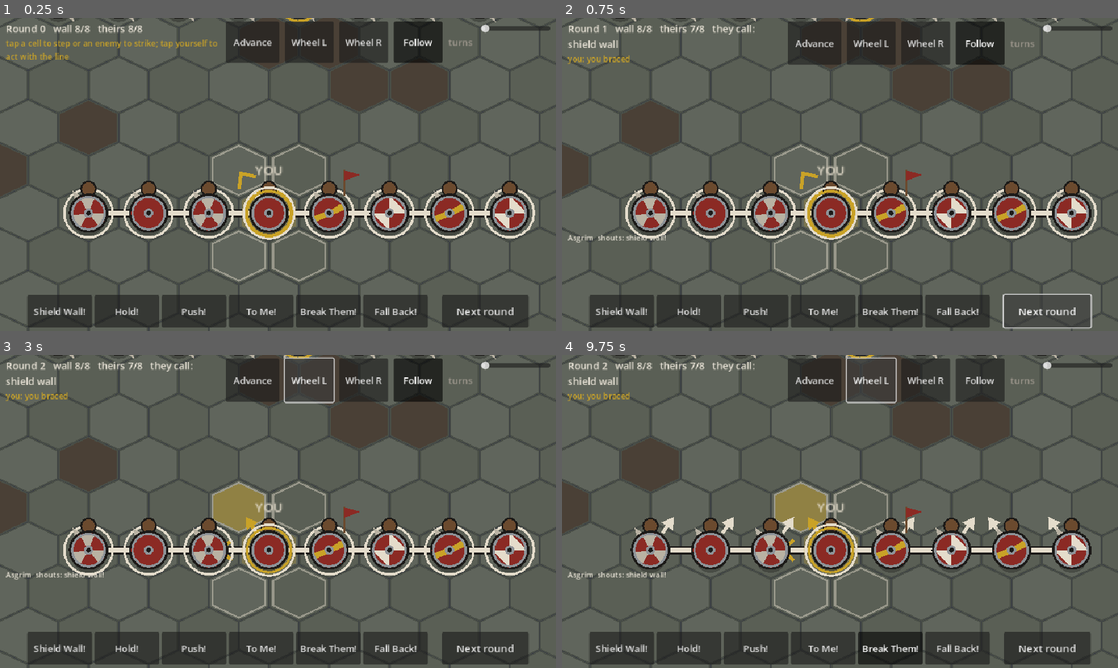
Above: before the commit, frames 1-4 (two rows, left to right).
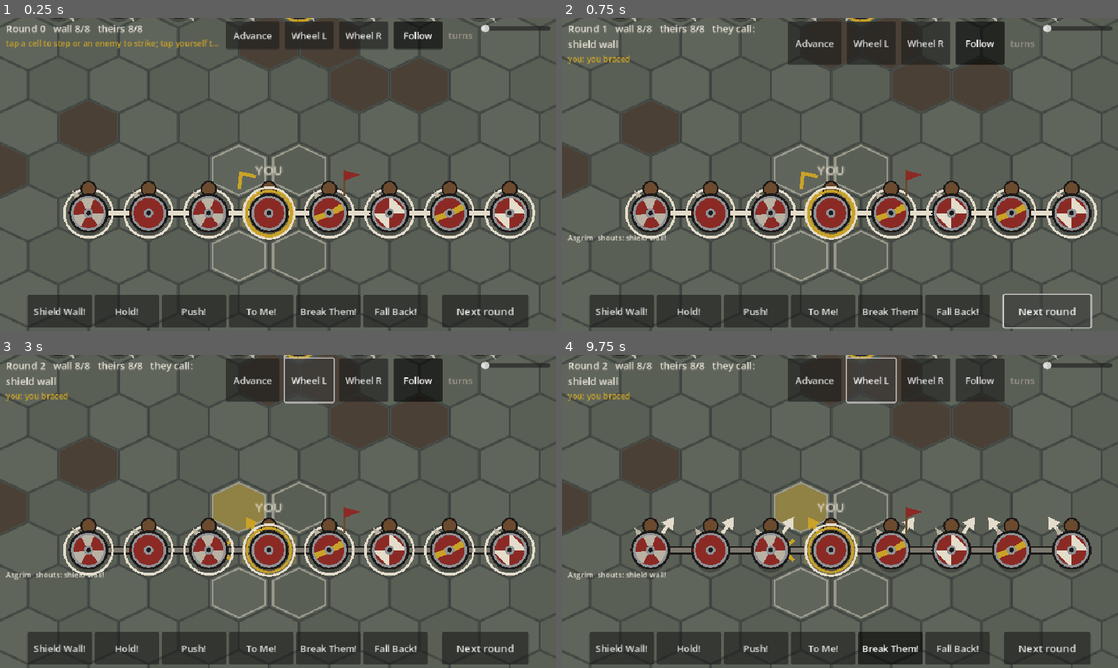
Above: after the commit, the same moments.

Repository: UnlikelyContact/Ringgiver
Game: Godot game, scene res://view/main.tscn
Same seed, same stepped clock (60 frames per second), same inputs: the game is played once before the commit and once after it.
Inputs:
- Up to frame 1 (0.25 s): no input
- Up to frame 2 (0.75 s): click "Next round" at 0.5 s
- Up to frame 3 (3 s): click "Next round" at 1.25 s; click "Advance" at 2 s; click "Wheel L" at 2.75 s
- Up to frame 4 (9.75 s): click "Wheel R" at 3.5 s; click "Follow" at 4.25 s; click "Shield Wall!" at 5 s; click "Hold!" at 5.75 s; click "Push!" at 6.5 s; click "To Me!" at 7.25 s; click "Break Them!" at 8 s; click "Advance" at 8.75 s; click "Wheel L" at 9.5 s

The runs differ from the first frame. In frame 1, 2.4% of the frame differs, in the area x 1-85%, y 4-15%; in frame 2, less than 0.1%; in frame 3, 0.3%; in frame 4, 0.4%.

Commit message:
The wall is the unit: one test per wall, everyone steps or nobody; stragglers rejoin; broken walls shown
Co-Authored-By: Claude Fable 5.1 <noreply@anthropic.com>
Claude-Session: https://claude.ai/code/session_01P5EsvQHo48suzdDpxkAELG

Diff:
--- a/game/sim/combat/battle.gd
+++ b/game/sim/combat/battle.gd
@@ -16,6 +16,7 @@
 var _ai := {}  # side -> LeaderAI (absent = external input via set_shout)
 var _pending_shout := {}  # side -> Shout set from outside for this round
 var _last_shout := {}  # side -> Shout actually given
+var _standing := {}  # side -> the last order given that was not NONE
 var _player_action := {}  # side -> Action for that side's leader this round (presentation hook)
 ## Actions chosen in the last round, Warrior -> Action (read by the view).
 var last_actions := {}
@@ -73,6 +74,84 @@
 		if w.side == side and w.is_active():
 			out.append(w)
 	return out
+
+
+## The order a side's men are standing under (the last shout that was given).
+func standing_order(side: int) -> CombatTypes.Shout:
+	return _standing.get(side, CombatTypes.Shout.NONE)
+
+
+## The wall: every active, unbroken man connected to the leader along the
+## row of his wall facing, the leader included. Empty without a leader.
+func wall_members(side: int) -> Array[Warrior]:
+	var out: Array[Warrior] = []
+	var leader := leader_of(side)
+	if leader == null:
+		return out
+	var dirs := BattleGrid.line_dirs(leader.wall_facing())
+	var seen := {leader: true}
+	var queue: Array[Warrior] = [leader]
+	while not queue.is_empty():
+		var w: Warrior = queue.pop_front()
+		out.append(w)
+		for d in dirs:
+			var n := grid.occupant(w.pos + d)
+			if n != null and n.side == side and n.is_active() and not n.broken and not seen.has(n):
+				seen[n] = true
+				queue.append(n)
+	return out
+
+
+## Under Push or Fall back the wall moves as one: one roll against the
+## wall's average chance to hear, and then every man steps the same way or
+## nobody does. It holds if any part of it is in contact or any man's cell
+## is blocked. Men outside the wall are not touched here.
+func _plan_wall(wr: SimRng, side: int, leader: Warrior) -> void:
+	for w in warriors:
+		if w.side == side:
+			w.wall_move = Warrior.NO_WALL_MOVE
+	if leader == null:
+		return
+	var order := standing_order(side)
+	if order != CombatTypes.Shout.PUSH and order != CombatTypes.Shout.FALL_BACK:
+		return
+	var members := wall_members(side)
+	if members.size() < 2:
+		return
+	var wf := leader.wall_facing()
+	var step_facing := wf if order == CombatTypes.Shout.PUSH else BattleGrid.rotate(wf, 3)
+	var horn := false
+	for w in active(side):
+		horn = horn or w.is_horn
+	var targets := {}
+	var chance_sum := 0.0
+	for w in members:
+		if order == CombatTypes.Shout.PUSH and not grid.adjacent_warriors(w.pos, 1 - side).is_empty():
+			log.append("the wall is in contact and holds")
+			return
+		var target: Vector2i = w.pos + BattleGrid.advance_step(w.pos, step_facing)
+		var occ := grid.occupant(target)
+		if not grid.in_bounds(target) or grid.terrain_at(target) == CombatTypes.Terrain.WATER \
+				or (occ != null and not members.has(occ)):
+			log.append("the wall cannot step as one: %s is blocked" % w.display_name)
+			_hold_wall(members)
+			return
+		targets[w] = target
+		chance_sum += 1.0 if w == leader else Shouts.hear_chance(rules, BattleGrid.distance(w.pos, leader.pos), w.wits, horn, fog)
+	var chance := chance_sum / members.size()
+	if wr.randf() > chance:
+		log.append("the line hesitates (%d%% to move as one)" % int(round(chance * 100)))
+		_hold_wall(members)
+		return
+	for w in members:
+		w.wall_move = targets[w]
+	log.append("the wall steps %s as one, %d men" % ["forward" if order == CombatTypes.Shout.PUSH else "back", members.size()])
+
+
+## Marks a wall's men to stand fast this round (wall_move = own cell).
+func _hold_wall(members: Array[Warrior]) -> void:
+	for w in members:
+		w.wall_move = w.pos
 
 
 ## The man giving orders for a side: the sworn leader while he stands, else
@@ -128,11 +207,17 @@
 		elif _ai.has(side) and leader != null:
 			shout = (_ai[side] as LeaderAI).choose(self, side)
 		_last_shout[side] = shout
+		if shout != CombatTypes.Shout.NONE:
+			_standing[side] = shout
 		if leader != null and shout != CombatTypes.Shout.NONE:
 			log.append("%s shouts: %s!" % [leader.display_name, CombatTypes.SHOUT_NAMES[shout]])
 			Shouts.propagate(rr.fork("shout:%d" % side), rules, grid, leader, shout, active(side), fog, log)
 			if shout == CombatTypes.Shout.TO_ME:
 				Morale.rally(rules, grid, leader, warriors, log)
+
+	# 1b. The walls decide as units: one test per wall, everyone steps or nobody.
+	for side in 2:
+		_plan_wall(rr.fork("wall:%d" % side), side, leaders[side])
 
 	# 2. Simultaneous decisions. If the player's man is stepping somewhere,
 	# his men form on where he is going: the line follows its leader.
@@ -294,6 +379,19 @@
 				best_roll = roll
 		winners[best] = true
 		log.append("%s wins the scramble for %s" % [best.display_name, cell])
+	# A wall steps as one: lift every carried man first so they never block
+	# each other, then set them down on their targets.
+	var carried: Array[Warrior] = []
+	for w in movers:
+		if w.wall_move != Warrior.NO_WALL_MOVE and (actions[w] as Action).target_cell == w.wall_move:
+			carried.append(w)
+	for w in carried:
+		grid.remove(w)
+	for w in carried:
+		if not grid.place(w, w.wall_move):
+			grid.place(w, w.pos)
+		w.spend_breath(rules.breath_cost_move)
+		winners.erase(w)
 	for w in movers:
 		var a: Action = actions[w]
 		if not winners.has(w):
--- a/game/sim/combat/decision.gd
+++ b/game/sim/combat/decision.gd
@@ -18,6 +18,17 @@
 	# 1. Broken men run.
 	if w.broken:
 		return _flee(grid, w, enemies)
+
+	# 1b. A man standing in a wall that is moving as one goes with it; the
+	# wall's single test has already been made.
+	if w.wall_move != Warrior.NO_WALL_MOVE:
+		var wf := leader.wall_facing() if leader != null else w.facing
+		if w.wall_move == w.pos:
+			var front := _front(w, enemies)
+			if not front.is_empty():
+				return Action.attack(_pick_target(w, front, leader))
+			return Action.brace(wf)  # the wall stands fast
+		return Action.move_to(w.wall_move, wf)
 
 	# 2. A green man slow to take up a new order keeps doing what he was: bracing.
 	if w.order_lag > 0:
@@ -75,7 +86,7 @@
 		CombatTypes.Shout.HOLD:
 			act = _hold(grid, w, enemies, leader)
 		CombatTypes.Shout.PUSH:
-			act = _push(grid, w, enemies, leader)
+			act = _push(grid, w, enemies, leader, all)
 		CombatTypes.Shout.TO_ME:
 			if has_leader and BattleGrid.chebyshev(w.pos, leader.pos) > 1:
 				act = _step_toward(grid, w, leader.pos, Vector2i.ZERO)
@@ -135,7 +146,7 @@
 	return false
 
 
-static func _push(grid: BattleGrid, w: Warrior, enemies: Array[Warrior], leader: Warrior) -> Action:
+static func _push(grid: BattleGrid, w: Warrior, enemies: Array[Warrior], leader: Warrior, all: Array[Warrior] = []) -> Action:
 	var front := _front(w, enemies)
 	if not front.is_empty():
 		return Action.attack(_pick_target(w, front, leader))
@@ -164,6 +175,9 @@
 		var occ := grid.occupant(ahead)
 		if occ != null and occ.side == w.side:
 			return Action.brace(advance)
+	# Not in the wall: rejoin it rather than push ahead alone.
+	if leader != null and leader.is_active() and leader.side == w.side and leader != w and not all.is_empty():
+		return _form(grid, w, leader, all, enemies, false)
 	var step := _step_toward(grid, w, near.pos, toward)
 	if step == null:
 		return Action.brace(toward)
@@ -189,7 +203,7 @@
 static func _form(grid: BattleGrid, w: Warrior, leader: Warrior, all: Array[Warrior],
 		enemies: Array[Warrior], wedge: bool) -> Action:
 	if leader == null or leader == w or not leader.is_active() or leader.side != w.side:
-		return _push(grid, w, enemies, leader) if wedge else _hold(grid, w, enemies, leader)
+		return _push(grid, w, enemies, leader, all) if wedge else _hold(grid, w, enemies, leader)
 	var band: Array[Warrior] = []
 	for m in all:
 		if m != leader and m.side == w.side and m.is_active() and not m.broken:
@@ -203,7 +217,7 @@
 			return step
 		return Action.brace(leader.wall_facing())
 	if wedge:
-		return _push(grid, w, enemies, leader)
+		return _push(grid, w, enemies, leader, all)
 	var act := _hold(grid, w, enemies, leader)
 	if act.kind == CombatTypes.ActionKind.BRACE and enemies.is_empty():
 		act.new_facing = leader.wall_facing()
--- a/game/sim/combat/warrior.gd
+++ b/game/sim/combat/warrior.gd
@@ -48,6 +48,10 @@
 var heard_order: CombatTypes.Shout = CombatTypes.Shout.NONE
 ## Rounds of delay before a green man acts on a new order.
 var order_lag := 0
+## Where the wall he stands in moves him this round, or NO_WALL_MOVE. Set by
+## Battle before decisions; a man carried by his wall acts with it.
+const NO_WALL_MOVE := Vector2i(-9999, -9999)
+var wall_move := NO_WALL_MOVE
 ## Effort gained this battle, by CombatTypes.Stat -> int.
 var effort := {}
 var fate: CombatTypes.Fate = CombatTypes.Fate.RECOVERED
--- a/game/tests/test_battle.gd
+++ b/game/tests/test_battle.gd
@@ -87,3 +87,61 @@
 		if w.is_active() and not b.grid.line_neighbors(w).is_empty():
 			in_wall += 1
 	assert_true(in_wall >= 5, "men standing in the row are back on the wall's facing: %d of 6" % in_wall)
+
+
+func _two_walls(seed_in: int) -> Array:
+	var rules := CombatRules.new()
+	var b := Battle.new(rules, seed_in)
+	var ours := BandFactory.make_band(SimRng.new(seed_in).fork("a"), 0, 6, CombatTypes.Tier.VETERAN, CombatTypes.Armor.NONE, 0, 1)
+	var theirs := BandFactory.make_band(SimRng.new(seed_in).fork("b"), 1, 6, CombatTypes.Tier.VETERAN, CombatTypes.Armor.NONE, 16, 101)
+	BandFactory.deploy_line(b.grid, ours, BattleGrid.from_offset(8, 9), Vector2i(0, -1), rules)
+	BandFactory.deploy_line(b.grid, theirs, BattleGrid.from_offset(8, 1), Vector2i(0, 1), rules)
+	b.add_band(ours)
+	b.add_band(theirs)
+	for side in 2:
+		b.result.started[side] = 6
+	return [b, ours, theirs]
+
+
+func test_a_wall_pushes_as_one() -> void:
+	var parts := _two_walls(5)
+	var b: Battle = parts[0]
+	var ours: Array[Warrior] = parts[1]
+	b.set_shout(0, CombatTypes.Shout.PUSH)
+	b.set_shout(1, CombatTypes.Shout.HOLD)
+	var rows_before := {}
+	for w in ours:
+		rows_before[w] = BattleGrid.to_offset(w.pos).y
+	b.run_round()
+	var moved := 0
+	for w in ours:
+		if BattleGrid.to_offset(w.pos).y == rows_before[w] - 1:
+			moved += 1
+	assert_true(moved == 0 or moved == ours.size(), "everyone steps or nobody does: %d of %d" % [moved, ours.size()])
+	assert_eq(b.wall_members(0).size(), ours.size(), "the wall is still whole after the step")
+	var stepped := false
+	for line in b.log:
+		if line.contains("steps forward as one") or line.contains("hesitates"):
+			stepped = true
+	assert_true(stepped, "the wall's own test is logged")
+
+
+func test_a_wall_holds_when_one_man_is_blocked() -> void:
+	var parts := _two_walls(6)
+	var b: Battle = parts[0]
+	var ours: Array[Warrior] = parts[1]
+	# Water in front of the leftmost man.
+	var left: Warrior = ours[0]
+	for w in ours:
+		if BattleGrid.to_offset(w.pos).x < BattleGrid.to_offset(left.pos).x:
+			left = w
+	var ahead := left.pos + BattleGrid.advance_step(left.pos, Vector2i(0, -1))
+	b.grid.set_terrain(ahead, CombatTypes.Terrain.WATER)
+	b.set_shout(0, CombatTypes.Shout.PUSH)
+	b.set_shout(1, CombatTypes.Shout.HOLD)
+	var before := {}
+	for w in ours:
+		before[w] = w.pos
+	b.run_round()
+	for w in ours:
+		assert_eq(w.pos, before[w], "%s stayed with the wall" % w.display_name)
--- a/game/view/battle_view.gd
+++ b/game/view/battle_view.gd
@@ -214,8 +214,8 @@
 					out.append("you braced")
 				CombatTypes.ActionKind.ATTACK:
 					out.append("you struck at %s but the exchange went nowhere" % (a.target.display_name if a.target else "?"))
-	if out.size() > 2:
-		out = out.slice(0, 2)
+	if out.size() > 1:
+		out = out.slice(0, 1)
 	return "; ".join(out)
 
 
@@ -252,16 +252,18 @@
 
 
 ## How many of a side's men stand with a locked shield beside a friend.
+## [men in the leader's wall, men standing]: the wall is the unit that
+## moves as one, so this is what "wall 6/8" means.
 func wall_count(side: int) -> Array[int]:
-	var in_wall := 0
 	var total := 0
 	for w in battle.active(side):
-		if w.broken:
-			continue
-		total += 1
-		if _locked_neighbours(w).size() > 0:
-			in_wall += 1
-	return [in_wall, total]
+		if not w.broken:
+			total += 1
+	return [battle.wall_members(side).size(), total]
+
+
+func in_wall(w: Warrior) -> bool:
+	return battle.wall_members(w.side).has(w)
 
 
 func _locked_neighbours(w: Warrior) -> Array[Warrior]:
@@ -449,7 +451,11 @@
 				continue
 			var a := Iso.to_screen(w.pos)
 			var b := Iso.to_screen(n.pos)
+			# The leader's wall is bright; a broken-off fragment is dim.
+			var whole := in_wall(w) and in_wall(n)
 			var col := Palette.BONE if w.side == player.side else Palette.UNDYED.darkened(0.3)
+			if not whole:
+				col = col.darkened(0.45)
 			draw_line(a, b, Palette.OUTLINE, 7.0)
 			draw_line(a, b, col, 4.0)
 
--- a/game/view/hud.gd
+++ b/game/view/hud.gd
@@ -49,7 +49,8 @@
 	you_label = Label.new()
 	you_label.add_theme_color_override("font_color", Palette.GOLD)
 	you_label.add_theme_font_size_override("font_size", 14)
-	you_label.autowrap_mode = TextServer.AUTOWRAP_WORD_SMART
+	you_label.autowrap_mode = TextServer.AUTOWRAP_OFF
+	you_label.text_overrun_behavior = TextServer.OVERRUN_TRIM_ELLIPSIS
 	you_label.custom_minimum_size = Vector2(200, 0)
 	left.add_child(you_label)
 	var adv := Button.new()
@@ -222,8 +223,10 @@
 			("   order: " + CombatTypes.SHOUT_NAMES[order]) if order != CombatTypes.Shout.NONE else "",
 			("   they call: " + CombatTypes.SHOUT_NAMES[their_order]) if their_order != CombatTypes.Shout.NONE else ""]
 	var warn := ""
-	if view.player.is_active() and b.round > 0 and view._locked_neighbours(view.player).is_empty():
-		warn = "   (you are out of the wall)"
+	if view.player.is_active() and b.round > 0 and view.wall_count(0)[0] < 2:
+		warn = "   (nobody stands with you)"
+	elif view.player.is_active() and b.round > 0 and view.wall_count(0)[0] < view.wall_count(0)[1]:
+		warn = "   (the wall is broken: %d of %d with you)" % [view.wall_count(0)[0], view.wall_count(0)[1]]
 	you_label.text = (("you: " + view.player_line) if view.player_line != "" else "tap a cell to step or an enemy to strike; tap yourself to act with the line") + warn
 	if view.is_manual():
 		pulse_label.text = "turns "
Not shown, changed: docs/design/concept.md
